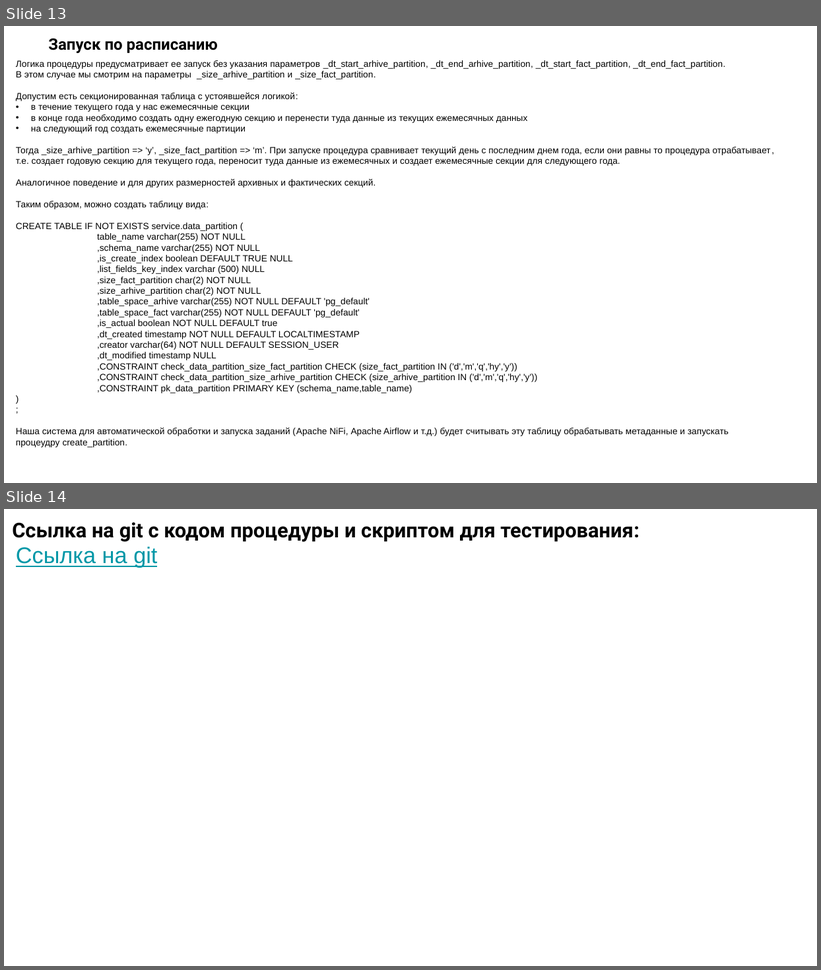
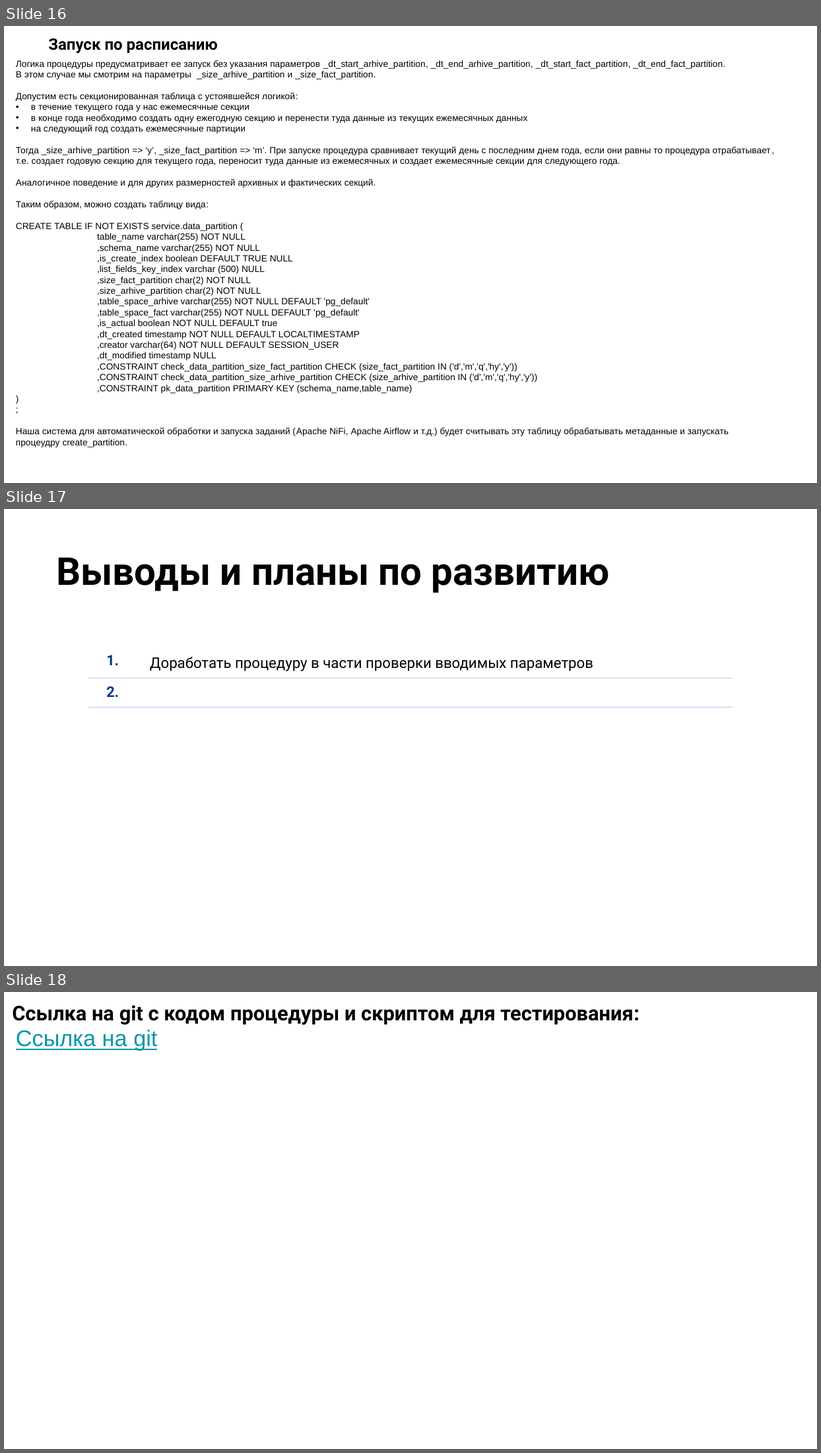
Before and after one commit to Andreev-ES/Postgre_DBA_202403_OTUS, a slide deck: 8.Проектная работа/Презентация проектной работы.pptx. Shown one above the other, each under a label of ours: slides 13 and 14 before the commit, slides 16, 17 and 18 after it. The pictures are 821x970 and 821x1453 pixels, drawn with LibreOffice and Linux fonts; fonts in the diff are those of the drawing; background and template pictures are left out. Boxes give left, top, right and bottom in pixels: in the first picture for what was removed or moved away, otherwise in the second. Text is boxed around its words. In the diff, an @@ line names an element or a change of style, - is before the commit and + after.

```diff
--- a/8.Проектная работа/Презентация проектной работы.pptx
+++ b/8.Проектная работа/Презентация проектной работы.pptx
@@ slide 17 added at box(4, 509, 817, 966), background picture (left out) @@
@@ title added at box(57, 557, 609, 593), 34 pt, text #000000, bold @@
+Выводы и планы по развитию
@@ table added at box(88, 646, 733, 708), 2 rows, 2 columns @@
+1. | Доработать процедуру в части проверки вводимых параметров
+2. | 
@@ what was slide 13 is now slide 16 @@
@@ what was slide 14 is now slide 18 @@
```
Also in this commit, not shown: 2 slides changed, 3 other slides added.
